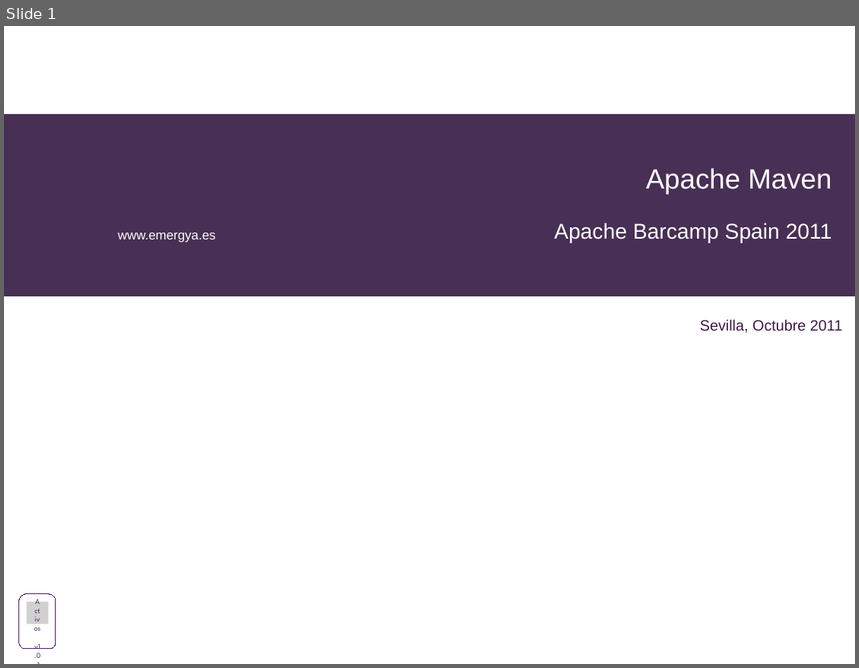
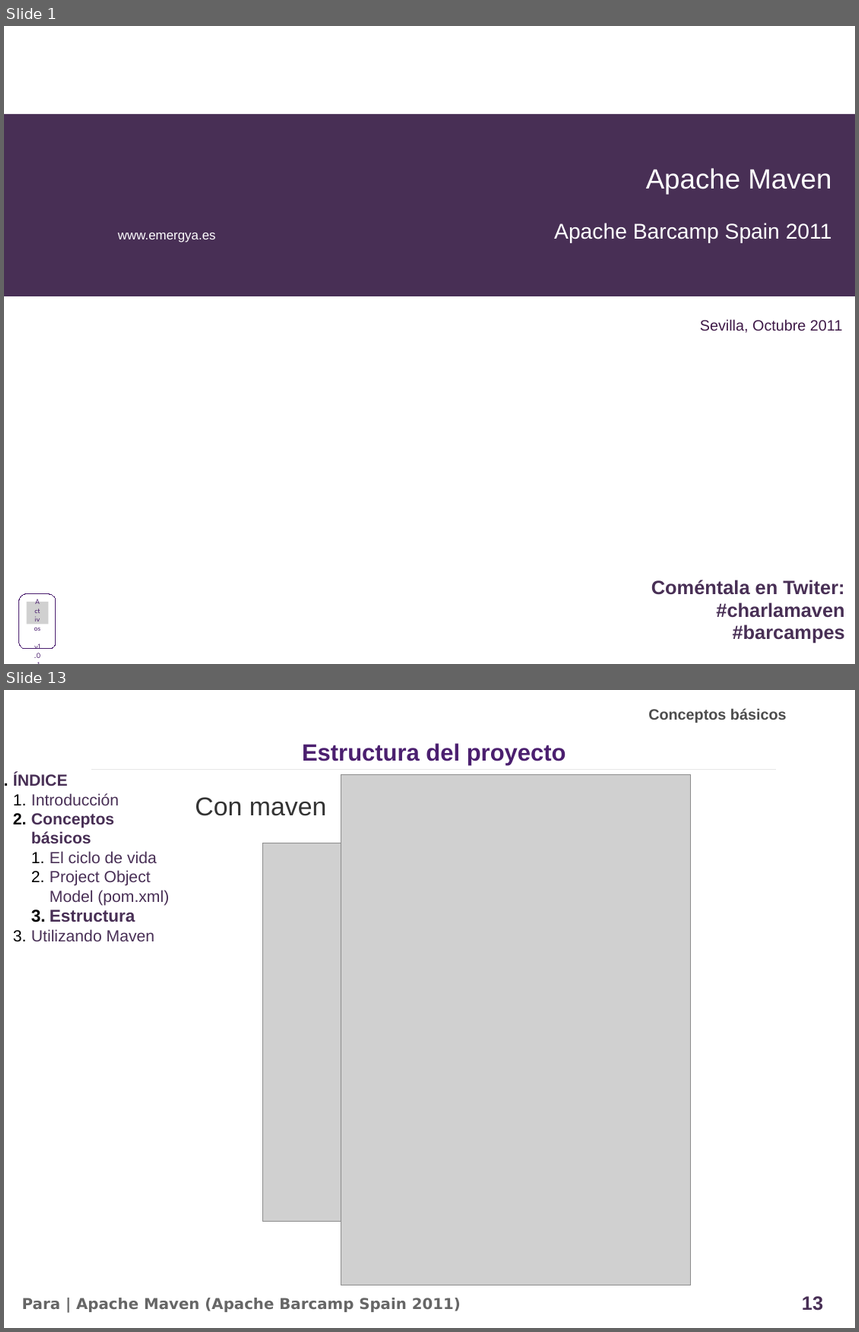
Before and after one commit to alediator/barcamp-maven, a slide deck: doc/slideshare_introduccion.odp. Shown one above the other, each under a label of ours: slide 1 before the commit, slides 1 and 13 after it; the slides between them are not shown. The pictures are 859x668 and 859x1332 pixels, drawn with LibreOffice and Linux fonts; fonts in the diff are those of the drawing; grey boxes stand for pictures; background and template pictures are left out. Boxes give left, top, right and bottom in pixels: in the first picture for what was removed or moved away, otherwise in the second. Text is boxed around its words. In the diff, an @@ line names an element or a change of style, - is before the commit and + after.

Commit message:
Presentacion de la charla basica

```diff
--- a/doc/slideshare_introduccion.odp
+++ b/doc/slideshare_introduccion.odp
@@ slide 13 added at (x1=4, y1=690, x2=855, y2=1328), background #FFFFFF @@
@@ text added at (x1=648, y1=708, x2=787, y2=723), 14 pt, text #4C4C4C, bold @@
+Conceptos básicos
@@ text added at (x1=302, y1=743, x2=566, y2=766), 22 pt, text #4B1F6F, bold @@
+Estructura del proyecto
@@ text added at (x1=13, y1=773, x2=169, y2=942), 15 pt, text #482F55 @@
+1. ÍNDICE
+  1. Introducción
+  2. Conceptos básicos
+    1. El ciclo de vida
+    2. Project Object Model (pom.xml)
+    3. Estructura
+  3. Utilizando Maven
@@ line added from (92, 769) to (776, 769), #E6E6E6 0 pt @@
@@ picture added at (x1=341, y1=775, x2=692, y2=1287) @@
@@ text added at (x1=107, y1=797, x2=242, y2=942), 24 pt, text #333333 @@
+Con maven
@@ text added at (x1=249, y1=801, x2=327, y2=816), 24 pt, text #333333 @@
+Sin maven
@@ picture added at (x1=263, y1=844, x2=582, y2=1222) @@
@@ text added at (x1=22, y1=1298, x2=461, y2=1312), 14 pt, text #666666, bold @@
+Para | Apache Maven (Apache Barcamp Spain 2011)
@@ page number added at (x1=802, y1=1296, x2=823, y2=1311), 18 pt, text #482F55, bold @@
+13
@@ slide 1 changed as well @@
@@ text added at (x1=652, y1=580, x2=845, y2=644), 18 pt, text #482F55, bold @@
+Coméntala en Twiter:
+#charlamaven
+#barcampes
```
Also in this commit, not shown: 5 other slides changed, 15 other slides added, 17 slides removed, 14 other files.
